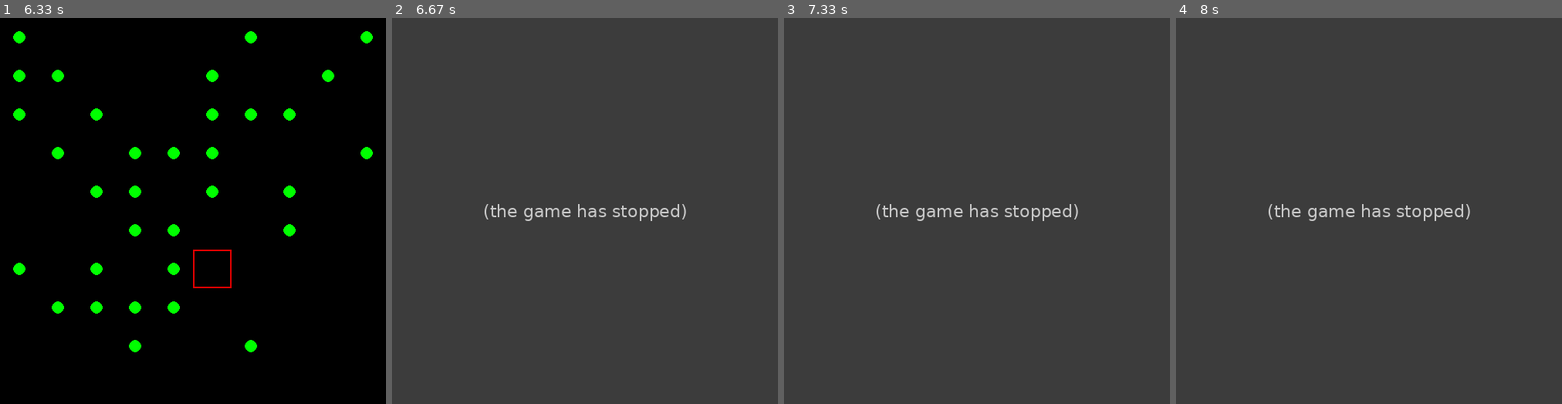
Above: before the commit, frames 1-4 (left to right).
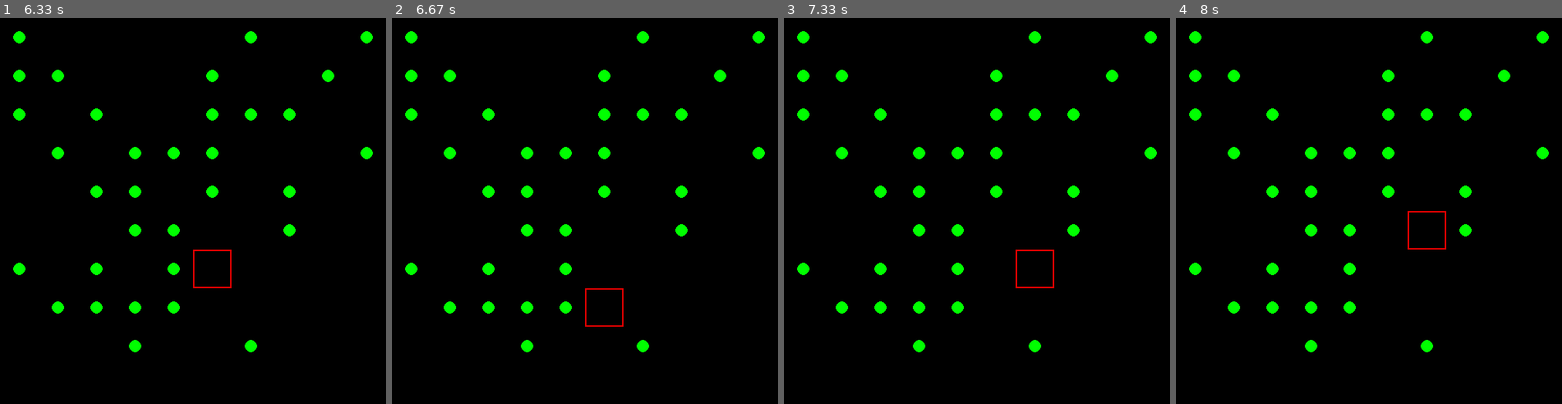
Above: after the commit, the same moments.

Repository: mill275us/Genetic
Game: pygame game, started from genetic.py
The game is run twice, just before and just after one commit, with the same random seed, the same clock (stepped at 60 frames per second) and the same inputs.
Inputs:
- Up to frame 1 (6.33 s): no input
- Up to frame 2 (6.67 s): no input
- Up to frame 3 (7.33 s): no input
- Up to frame 4 (8 s): no input

Frame 1 is identical in both runs. In frame 2, 100% of the frame differs, in the area x 0-100%, y 0-100%; in frame 3, 100%; in frame 4, 100%.
Before the commit the program exited at 6.5 s; later frames show no game.

Commit message:
Added bot mitosis

Diff:
--- a/Utils/bot.py
+++ b/Utils/bot.py
@@ -7,8 +7,10 @@
         self.grid_size = field.grid_size
         self.energy = 250
         self.energy_decrement = 50
-        self.food_energy = 100
+        self.food_energy = 150
+        self.mitosis_level = 500
         self.isAlive = True
+        self.readyToReproduce = False
         self.color = color
 
         # Create a random probability array
@@ -41,6 +43,8 @@
         if self.field.field[self.x][self.y] == 1:
             self.energy += self.food_energy
             self.field.consumeFoodAt(self.x, self.y)
+            if self.energy >= self.mitosis_level:
+                self.readyToReproduce = True
 
     def printStatus(self):
         print("Moving direction {} into cell ({}, {}) --> Energy = {}".format(self.direction, self.x, self.y, self.energy))
--- a/genetic.py
+++ b/genetic.py
@@ -41,6 +41,13 @@
             if len(bots) == 0:
                 running = False
 
+        # Check for reproduction
+        if bot.readyToReproduce:
+            energy = int(bot.energy / 2)
+            bot.energy = energy
+            bot.readyToReproduce = False
+            bots.append(Bot(field, bot.color))
+
         # Draw each bug
         rect = pygame.Rect(bot.x * cell_size , bot.y * cell_size, cell_size, cell_size)
         pygame.draw.rect(window, bot.color, rect, 2)
